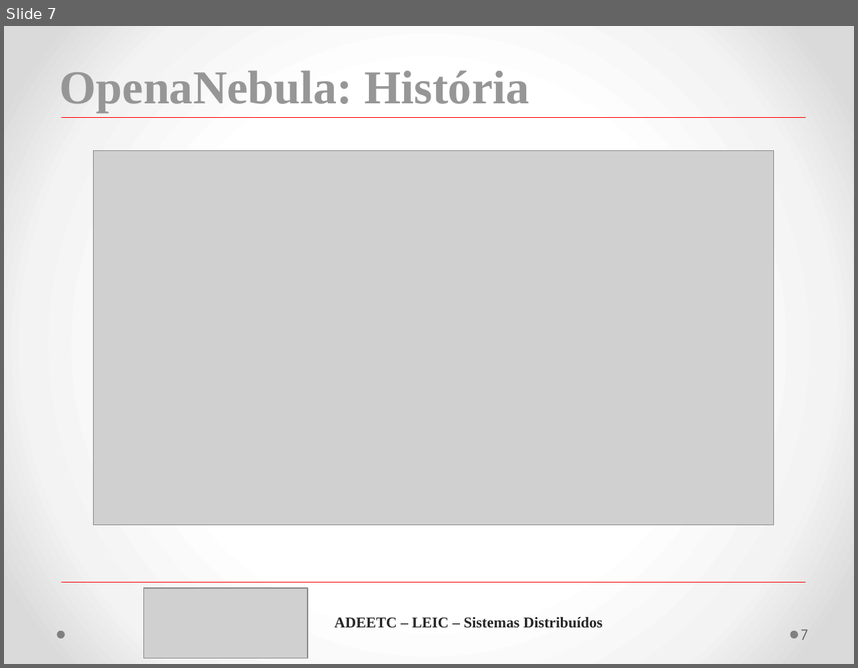
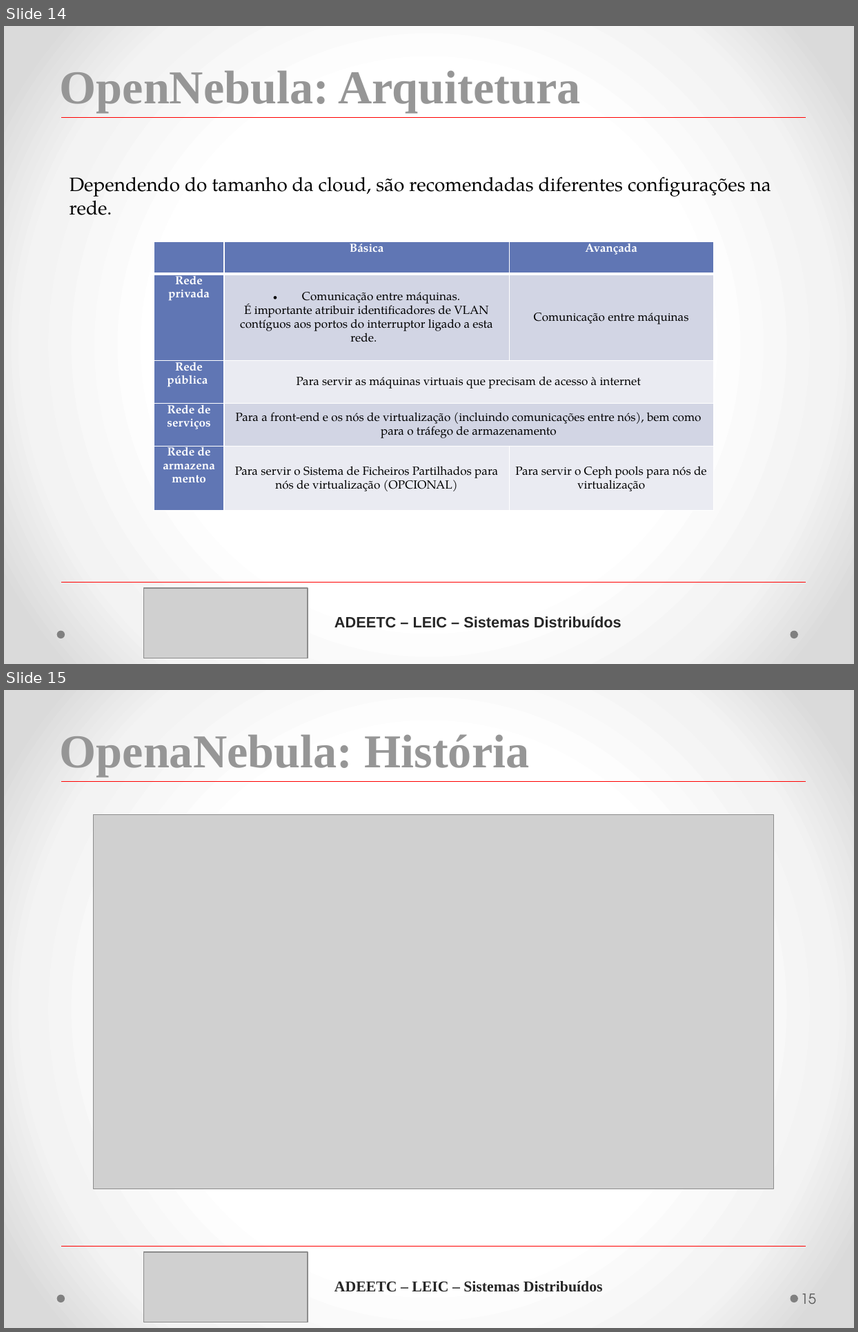
Before and after one commit to MFDM/SD, a slide deck: T2/Apresentação-T2.pptx. Shown one above the other, each under a label of ours: slide 7 before the commit, slides 14 and 15 after it. The pictures are 858x668 and 858x1332 pixels, drawn with LibreOffice and Linux fonts; fonts in the diff are those of the drawing; grey boxes stand for pictures. Boxes give left, top, right and bottom in pixels: in the first picture for what was removed or moved away, otherwise in the second. Text is boxed around its words. In the diff, an @@ line names an element or a change of style, - is before the commit and + after.

```diff
--- a/T2/Apresentação-T2.pptx
+++ b/T2/Apresentação-T2.pptx
@@ slide 14 added at box(4, 26, 854, 664), background gradient #FFFFFF to #F4F4F4 to #DADADA; not listed: 2 template elements that a slide beside it also shows @@
@@ text added at box(60, 71, 581, 112), 44 pt, text #969696, bold @@
+OpenNebula: Arquitetura
@@ line added from (62, 117) to (806, 117), #FF0000 0 pt @@
@@ text added at box(70, 176, 771, 215), 18 pt, text #000000 @@
+Dependendo do tamanho da cloud, são recomendadas diferentes configurações na rede.
@@ table added at box(154, 241, 714, 510), 5 rows, 3 columns @@
+ | Básica | Avançada
+Rede privada | Comunicação entre máquinas. / É importante atribuir identificadores de VLAN contíguos aos portos do interruptor ligado a esta rede. | Comunicação entre máquinas
+Rede pública | Para servir as máquinas virtuais que precisam de acesso à internet | 
+Rede de serviços | Para a front-end e os nós de virtualização (incluindo comunicações entre nós), bem como para o tráfego de armazenamento | 
+Rede de armazenamento | Para servir o Sistema de Ficheiros Partilhados para nós de virtualização (OPCIONAL) | Para servir o Ceph pools para nós de virtualização
@@ line added from (62, 581) to (806, 581), #FF0000 0 pt @@
@@ picture added at box(143, 588, 308, 657) @@
@@ text added at box(335, 616, 622, 628), 14 pt, text #262626, bold @@
+ADEETC – LEIC – Sistemas Distribuídos
@@ what was slide 7 is now slide 15 @@
@@ page number at box(801, 1293, 816, 1303): text changed @@
-7
+15
```
Also in this commit, not shown: 1 slide changed, 7 other slides added, 1 other file.
